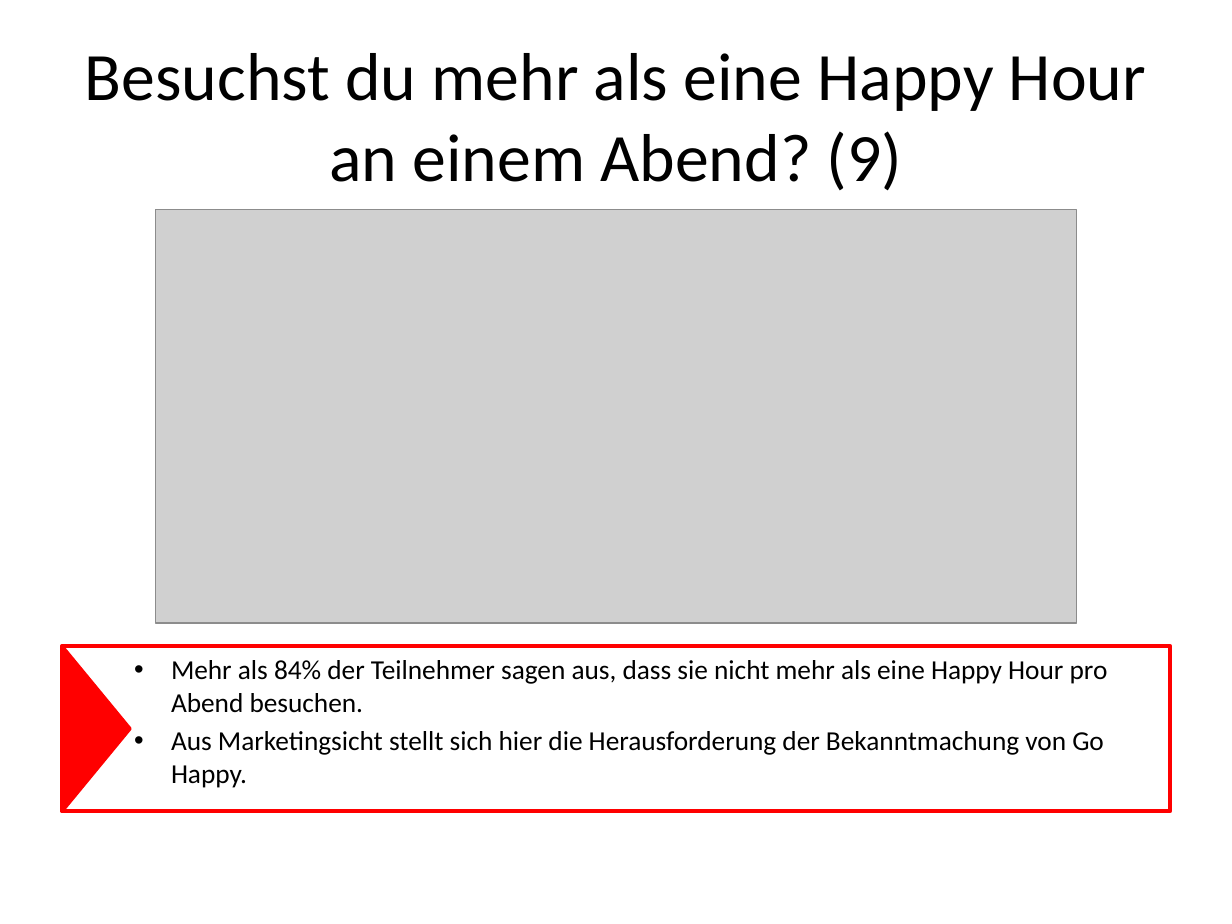
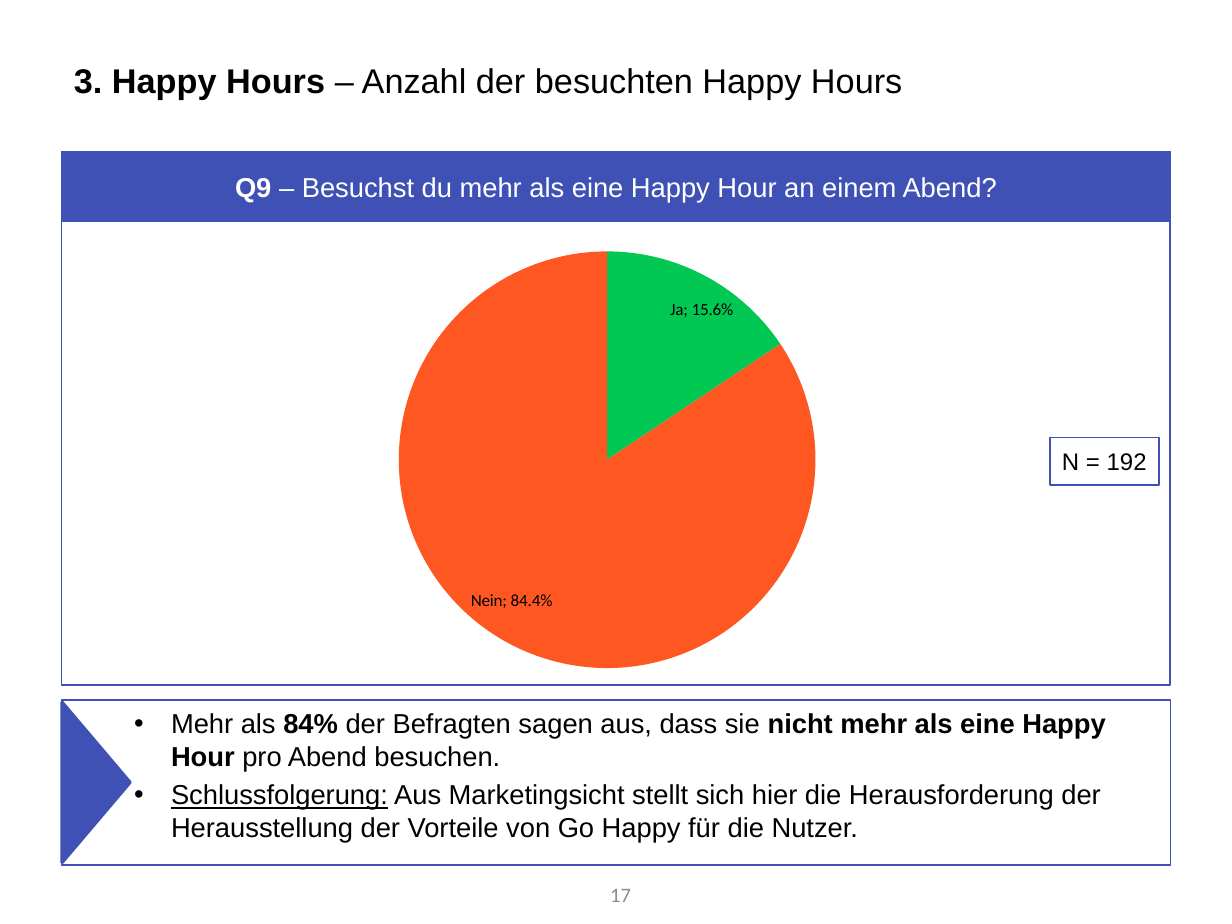
Before and after one commit to Roba1993/Happy-Hour, a slide deck: slide 17 of documents/marketing/Marketing Analyse von Umfrage 1 (5.5).pptx (slide 14 before the commit). Drawn at 1232x924 pixels with LibreOffice and Linux fonts; fonts in the diff are those of the drawing; grey boxes stand for pictures. Boxes give left, top, right and bottom in pixels: in the first picture for what was removed or moved away, otherwise in the second. Text is boxed around its words. In the diff, an @@ line names an element or a change of style, - is before the commit and + after.

```diff
--- a/documents/marketing/Marketing Analyse von Umfrage 1 (5.5).pptx
+++ b/documents/marketing/Marketing Analyse von Umfrage 1 (5.5).pptx
@@ title added at box(74, 68, 902, 99), 20 pt, text #000000 @@
+3. Happy Hours – Anzahl der besuchten Happy Hours
@@ rectangle added at box(62, 152, 1170, 685), outline #3F51B5 1 pt @@
@@ rectangle "Q9 – Besuchst du mehr ...": place and size @@
-rectangle "Q9 – Besuchst du mehr ..." at box(85, 53, 1146, 191)
+rectangle "Q9 – Besuchst du mehr ..." at box(63, 153, 1169, 221)
@@ rectangle "Q9 – Besuchst du mehr ..." at box(63, 153, 1169, 221): fill none to #3F51B5; outline none to #3F51B5 2 pt @@
@@ text in rectangle at box(235, 177, 997, 203): text changed; size 39.6 to 16 pt; font Calibri to Arial; text colour #000000 to #FFFFFF @@
-Besuchst du mehr als eine Happy Hour an einem Abend? (9)
+Q9 – Besuchst du mehr als eine Happy Hour an einem Abend?
@@ picture removed at box(155, 209, 1077, 622) @@
@@ pie chart added at box(180, 221, 1050, 685) @@
+categories: Ja, Nein
+Series 1: 0.156, 0.844
@@ rectangle added at box(1050, 437, 1159, 484), outline #3F51B5 1 pt, 14 pt, text #000000 @@
+N = 192
@@ text "Mehr als 84% der Befragten ...": place and size @@
-text "Mehr als 84% der Befragten ..." at box(62, 647, 1170, 812)
+text "Mehr als 84% der Befragten ..." at box(62, 700, 1170, 865)
@@ text "Mehr als 84% der Befragten ..." at box(62, 700, 1170, 865): outline #FF0000 2.25 pt to #3F51B5 1 pt @@
@@ triangle: place and size @@
-triangle at box(62, 646, 130, 811)
+triangle at box(62, 703, 130, 863)
@@ triangle at box(62, 703, 130, 863): fill #FF0000 to #3F51B5; outline #FF0000 2 pt to #3F51B5 2 pt @@
@@ text at box(171, 713, 1105, 843): text changed; font Calibri to Arial @@
-• Mehr als 84% der Teilnehmer sagen aus, dass sie nicht mehr als eine Happy Hour pro Abend besuchen.
-• Aus Marketingsicht stellt sich hier die Herausforderung der Bekanntmachung von Go Happy.
+• Mehr als 84% der Befragten sagen aus, dass sie nicht mehr als eine Happy Hour pro Abend besuchen.
+• Schlussfolgerung: Aus Marketingsicht stellt sich hier die Herausforderung der Herausstellung der Vorteile von Go Happy für die Nutzer.
@@ page number added at box(610, 889, 631, 902), 12 pt, text #8C8C8C @@
+17
```
Also in this commit, not shown: 16 other slides changed, 16 slides added, 11 slides removed.
